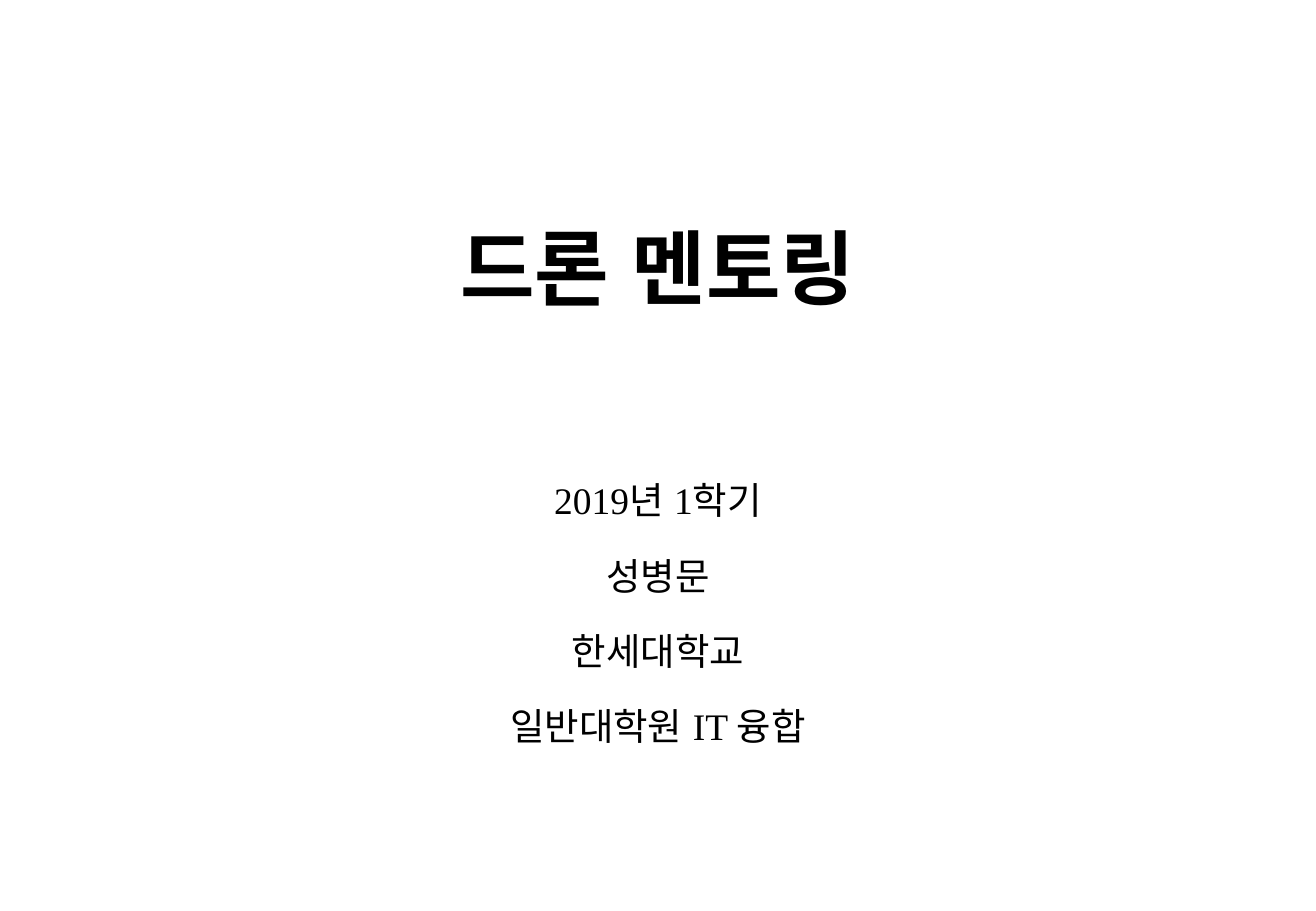
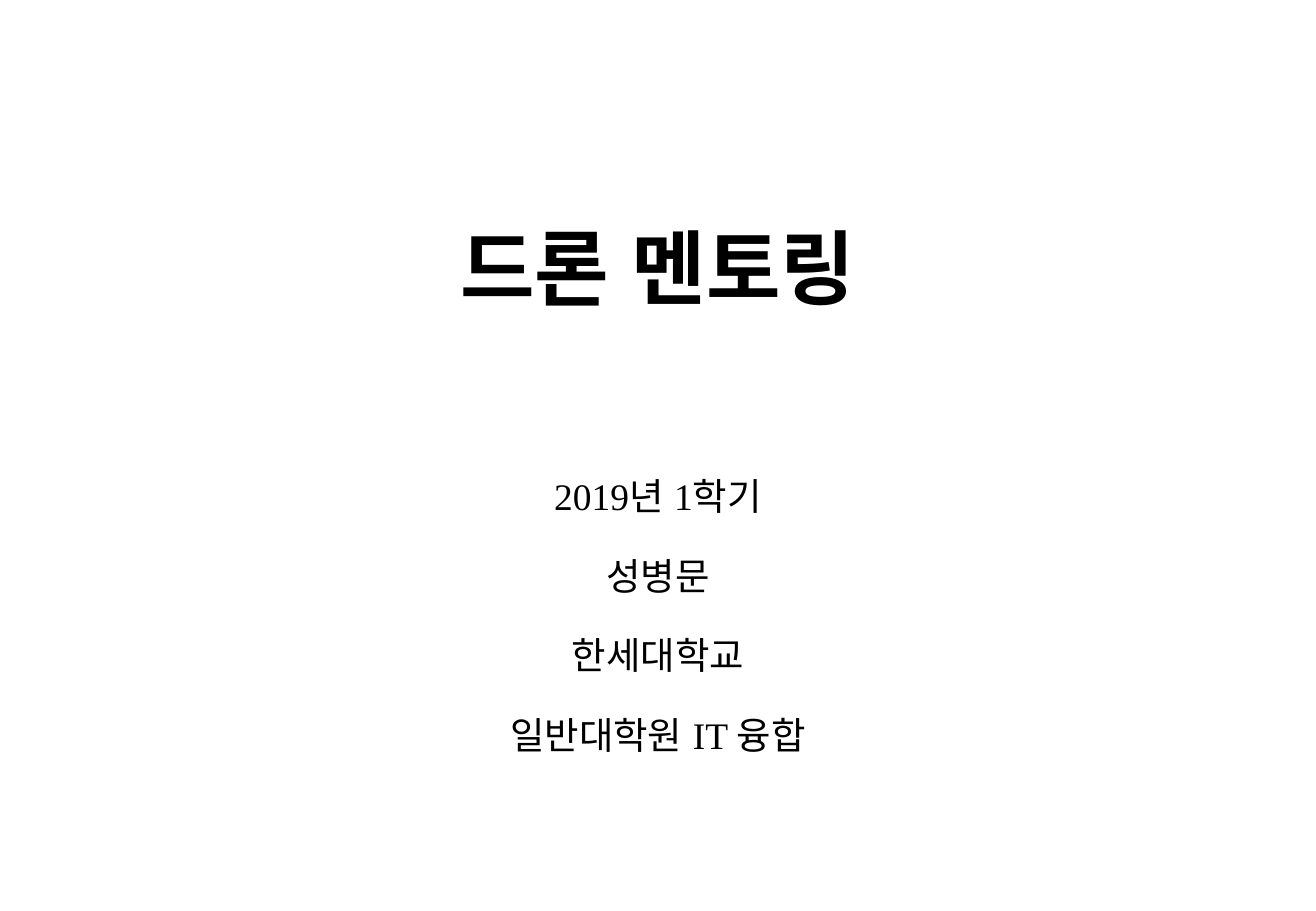
Before and after one commit to sunabove/drone_mentoring, a slide deck: slide 1 of 100 드론 멘토링 과정 계획 V1.1.pptx. Drawn at 1316x911 pixels with LibreOffice and Linux fonts; fonts in the diff are those of the drawing. Boxes give left, top, right and bottom in pixels: in the first picture for what was removed or moved away, otherwise in the second. Text is boxed around its words. In the diff, an @@ line names an element or a change of style, - is before the commit and + after.

```diff
--- a/100 드론 멘토링 과정 계획 V1.1.pptx
+++ b/100 드론 멘토링 과정 계획 V1.1.pptx
@@ subtitle "2019년 1학기" at (510,481,806,752): line spacing 1.3 to 1.4 @@
```
Also in this commit, not shown: 5 other slides changed, 34 other files.
